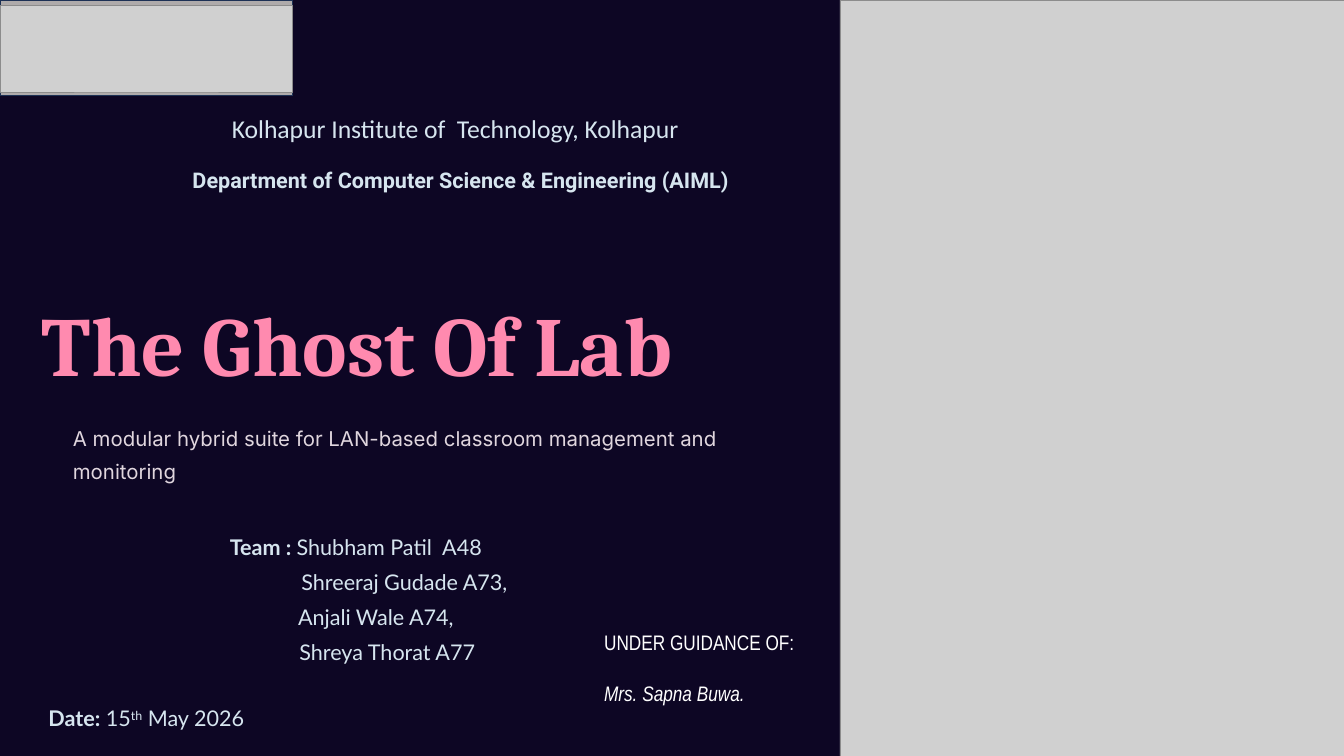
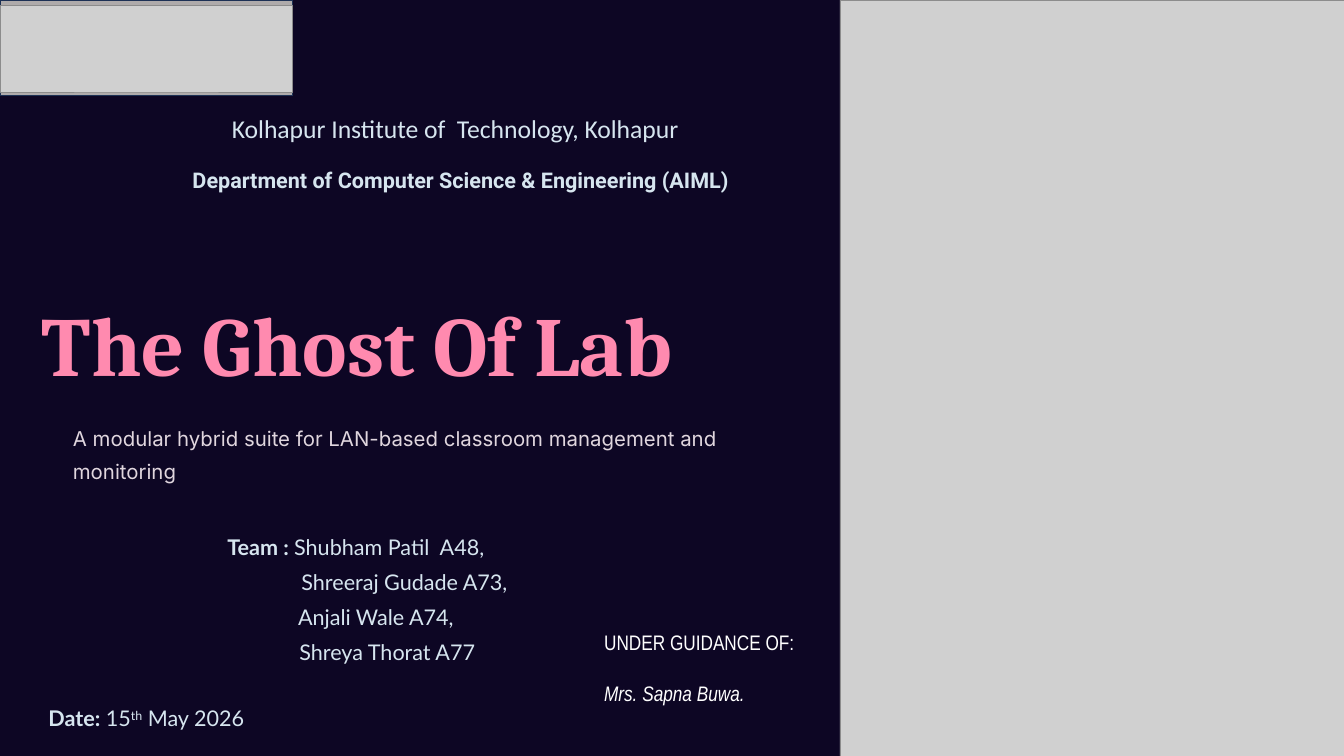
Before and after one commit to shreerajg/MEOW, a slide deck: slide 1 of The-Ghost-Of-Lab (2).pptx. Drawn at 1344x756 pixels with LibreOffice and Linux fonts; fonts in the diff are those of the drawing; grey boxes stand for pictures; background and template pictures are left out; a plain dark background stands for a picture behind light text. Boxes give left, top, right and bottom in pixels: in the first picture for what was removed or moved away, otherwise in the second. Text is boxed around its words. In the diff, an @@ line names an element or a change of style, - is before the commit and + after.

```diff
--- a/The-Ghost-Of-Lab (2).pptx
+++ b/The-Ghost-Of-Lab (2).pptx
@@ text at (x1=227, y1=539, x2=485, y2=558): text changed @@
-Team : Shubham Patil A48
+Team : Shubham Patil A48,
```
Also in this commit, not shown: 1 other slide changed, 2 other files.
